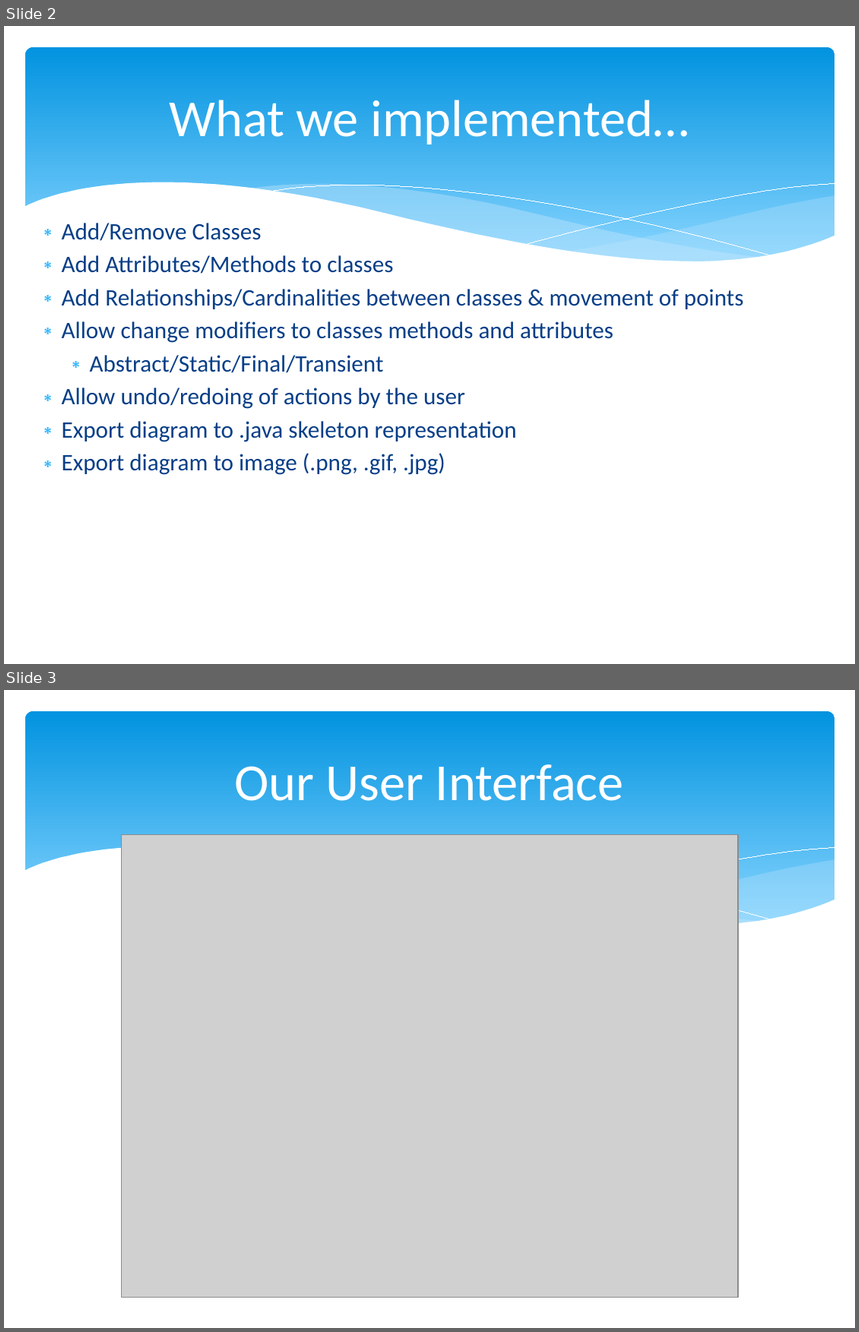
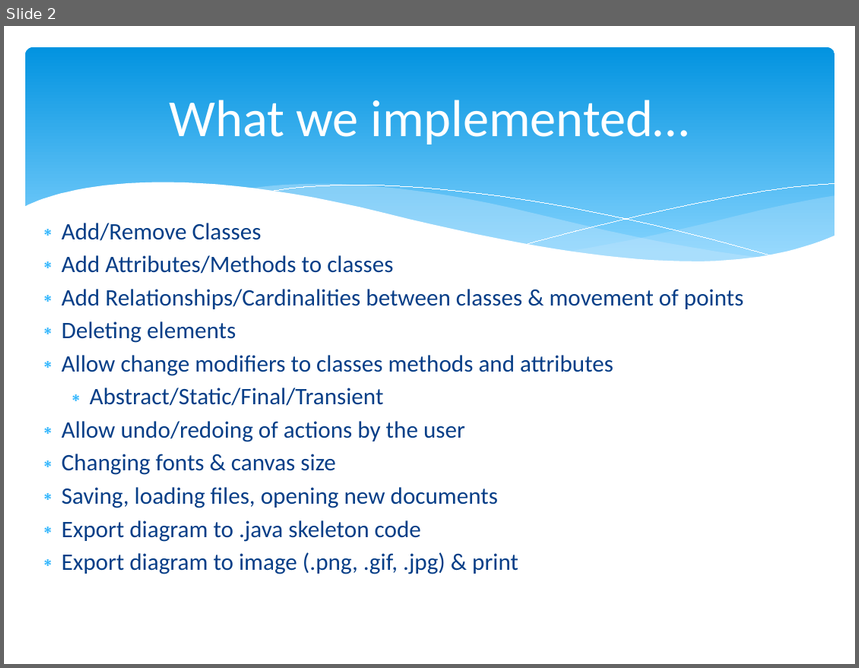
Before and after one commit to ssherar/uml2java, a slide deck: uml2javapresentation.pptx. Shown one above the other, each under a label of ours: slides 2 and 3 before the commit, slide 2 after it. The pictures are 859x1332 and 859x668 pixels, drawn with LibreOffice and Linux fonts; fonts in the diff are those of the drawing; grey boxes stand for pictures. Boxes give left, top, right and bottom in pixels: in the first picture for what was removed or moved away, otherwise in the second. Text is boxed around its words. In the diff, an @@ line names an element or a change of style, - is before the commit and + after.

```diff
--- a/uml2javapresentation.pptx
+++ b/uml2javapresentation.pptx
@@ slide 3 removed at <box>4,690,855,1328</box>, background #FFFFFF; not listed: 6 template elements that a slide beside it also shows @@
@@ title removed at <box>234,764,624,801</box> @@
-Our User Interface
@@ picture removed at <box>122,834,737,1297</box> @@
@@ slide 2 changed as well @@
@@ text at <box>62,322,236,343</box>: paragraph added @@
+∗ Deleting elements
@@ text at <box>62,454,519,575</box>: text changed @@
-∗ Export diagram to .java skeleton representation
-∗ Export diagram to image (.png, .gif, .jpg)
+∗ Changing fonts & canvas size
+∗ Saving, loading files, opening new documents
+∗ Export diagram to .java skeleton code
+∗ Export diagram to image (.png, .gif, .jpg) & print
```
Also in this commit, not shown: 1 other slide changed, 3 slides added.
